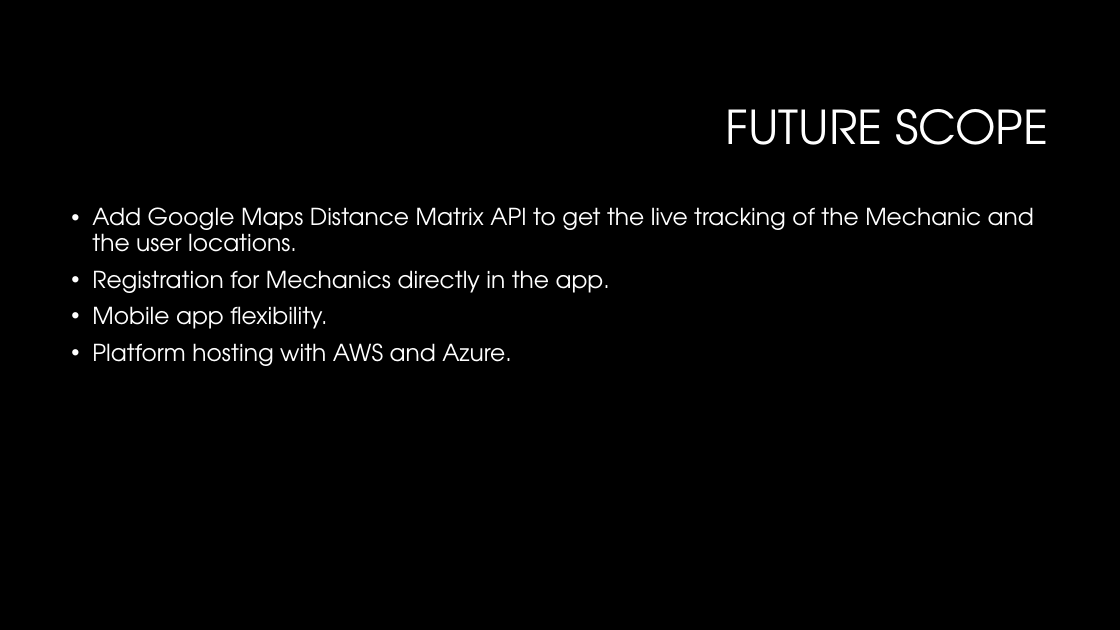
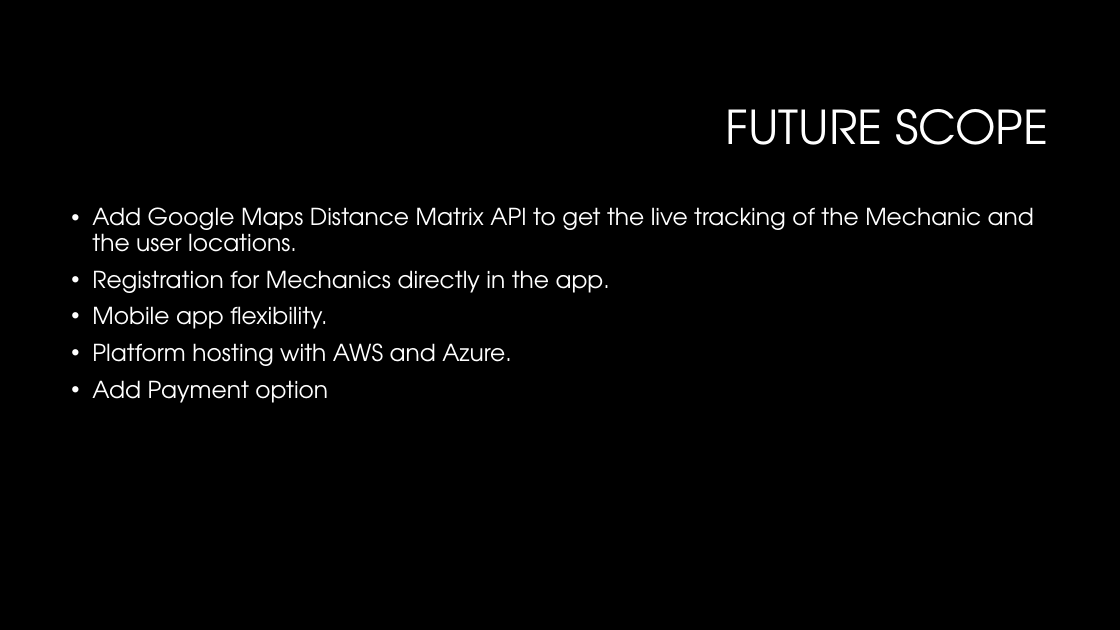
Before and after one commit to Yaswanthypfm7/MechOnSpot, a slide deck: slide 14 of PPT/MechOnSpot.pptx (slide 13 before the commit). Drawn at 1120x630 pixels with LibreOffice and Linux fonts; fonts in the diff are those of the drawing; background and template pictures are left out. Boxes give left, top, right and bottom in pixels: in the first picture for what was removed or moved away, otherwise in the second. Text is boxed around its words. In the diff, an @@ line names an element or a change of style, - is before the commit and + after.

Commit message:
update ppt

```diff
--- a/PPT/MechOnSpot.pptx
+++ b/PPT/MechOnSpot.pptx
@@ text at (92, 380, 328, 403): paragraph added @@
+• Add Payment option
```
Also in this commit, not shown: 2 other slides changed, 1 slide added.
